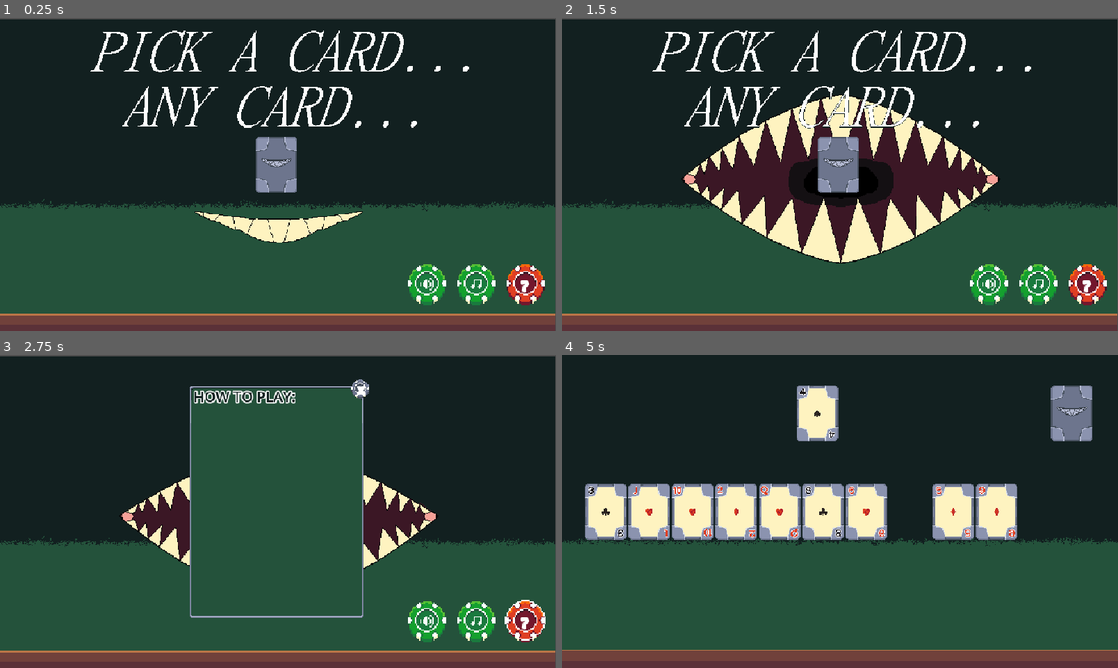
Above: before the commit, frames 1-4 (two rows, left to right).
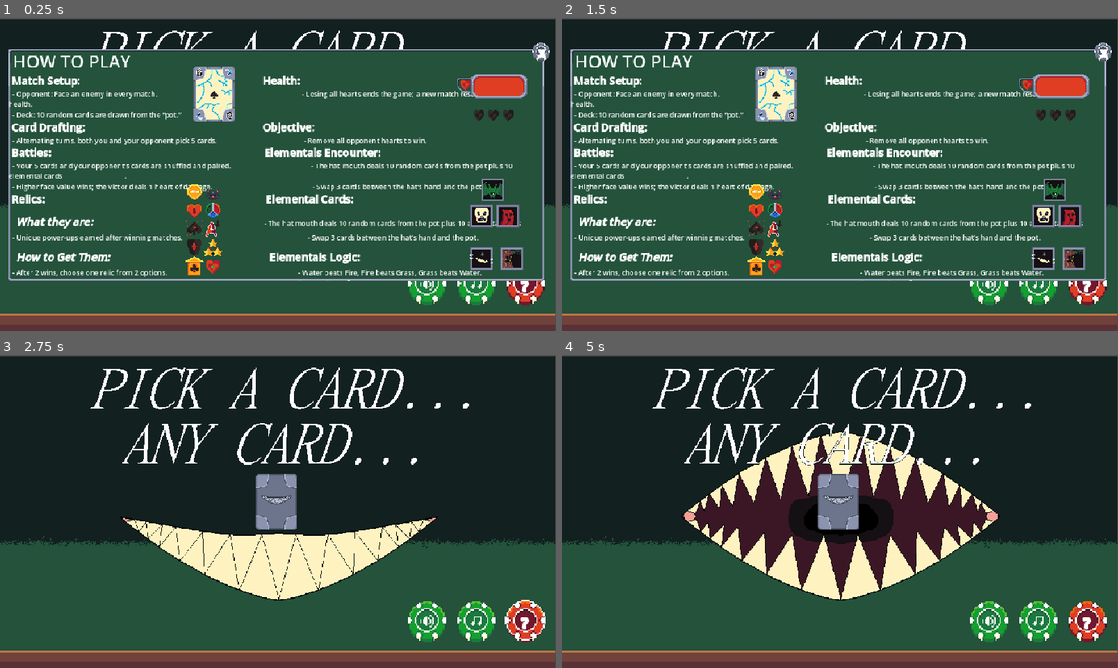
Above: after the commit, the same moments.

Repository: RajwolChapagain/IEEE-Game-Jam
Game: Godot game, scene res://scenes/start_game_ui.tscn
Same seed, same stepped clock (60 frames per second), same inputs: the game is played once before the commit and once after it.
Inputs (mouse positions are in pixels of both pictures, inside the frame that each line leads up to):
- Up to frame 1 (0.25 s): no input
- Up to frame 2 (1.5 s): click (840, 165) at 0.5 s; click (840, 165) at 1.25 s
- Up to frame 3 (2.75 s): click "?" at 2 s
- Up to frame 4 (5 s): click "?" at 2.75 s; click "?" at 3.5 s; click (840, 502) at 4.27 s

The runs differ from the first frame. In frame 1, 54% of the frame differs, in the area x 1-99%, y 7-84%; in frame 2, 58%; in frame 3, 25%; in frame 4, 31%.
Error before the commit: Cannot call method 'change_scene_to_file' on a null value. (res://scripts/menu_buttons.gd:31)

Commit message:
HELPHELPPP

Diff:
--- a/scenes/start_game_ui.tscn
+++ b/scenes/start_game_ui.tscn
@@ -9,6 +9,9 @@
 [ext_resource type="Texture2D" uid="uid://ddqsftlxu0r8d" path="res://assets/sprites/Cheshire Mouth Vanish.png" id="5_p0x5x"]
 [ext_resource type="Texture2D" uid="uid://dm6vtv6juewgp" path="res://assets/sprites/Card Sprite Sheet.png" id="6_hwyq4"]
 [ext_resource type="Script" uid="uid://bis2354kugken" path="res://scripts/StartButton.gd" id="7_hwyq4"]
+[ext_resource type="Texture2D" uid="uid://s5ui77lvk788" path="res://assets/sprites/Relic Sprite Sheet.png" id="10_eoxii"]
+[ext_resource type="Texture2D" uid="uid://6p768xxlleia" path="res://assets/sprites/Character Portrait Sprites.png" id="11_nhl2i"]
+[ext_resource type="PackedScene" uid="uid://c4crmhkfhroy5" path="res://scenes/card.tscn" id="12_cpjw3"]
 
 [sub_resource type="AtlasTexture" id="AtlasTexture_3yqpv"]
 atlas = ExtResource("3_k72ci")
@@ -365,6 +368,12 @@
 [sub_resource type="StyleBoxTexture" id="StyleBoxTexture_cpjw3"]
 texture = ExtResource("6_hwyq4")
 region_rect = Rect2(288, 0, 72, 96)
+
+[sub_resource type="SystemFont" id="SystemFont_68m40"]
+font_names = PackedStringArray("PMingLiU-ExtB")
+
+[sub_resource type="SystemFont" id="SystemFont_k72ci"]
+font_names = PackedStringArray("PMingLiU-ExtB")
 
 [sub_resource type="StyleBoxEmpty" id="StyleBoxEmpty_hwyq4"]
 
@@ -494,13 +503,13 @@
 script = ExtResource("7_hwyq4")
 
 [node name="HelpMenuContainer" type="MarginContainer" parent="MenuButtons"]
-visible = false
+custom_minimum_size = Vector2(925, 350)
 layout_mode = 2
 size_flags_horizontal = 4
 size_flags_vertical = 4
 
 [node name="NinePatchRect" type="NinePatchRect" parent="MenuButtons/HelpMenuContainer"]
-custom_minimum_size = Vector2(300, 400)
+custom_minimum_size = Vector2(925, 400)
 layout_mode = 2
 size_flags_horizontal = 4
 size_flags_vertical = 4
@@ -511,19 +520,124 @@
 patch_margin_right = 6
 patch_margin_bottom = 6
 
+[node name="RichTextLabel" type="RichTextLabel" parent="MenuButtons/HelpMenuContainer"]
+layout_mode = 2
+theme_override_fonts/normal_font = SubResource("SystemFont_68m40")
+theme_override_fonts/italics_font = SubResource("SystemFont_k72ci")
+theme_override_font_sizes/bold_italics_font_size = 18
+theme_override_font_sizes/italics_font_size = 30
+theme_override_font_sizes/normal_font_size = 12
+theme_override_font_sizes/bold_font_size = 18
+bbcode_enabled = true
+text = "[i] HOW TO PLAY [/i]
+[b] Match Setup:																										Health:[/b]
+  - Opponent: Face an enemy in every match.                      						    			 			 	  - Losing all hearts ends the game; a new match restores full health.
+  - Deck: 10 random cards are drawn from the “pot.”
+[b] Card Drafting:[/b]																									[b]Objective:[/b]
+  - Alternating turns, both you and your opponent pick 5 cards.             									   - Remove all opponent hearts to win.
+[b] Battles:[/b] 																													 [b]Elementals Encounter:[/b]
+  - Your 5 cards and your opponent’s cards are shuffled and paired.											   - The hat mouth deals 10 random cards from the pot plus 10 elemental cards									.
+  - Higher face value wins; the victor deals 1 heart of damage.                 										- Swap 3 cards between the hat’s hand and the pot.
+[b] Relics:[/b]																         													  [b]Elemental Cards:[/b]
+[i] [b] What they are: [/b]	[/i]																						     - The hat mouth deals 10 random cards from the pot plus 10 elemental cards
+  - Unique power-ups earned after winning matches. 																	 - Swap 3 cards between the hat’s hand and the pot.
+[i] [b] How to Get Them:[/b]	[/i] 																						[b]Elementals Logic:[/b]
+  - After 2 wins, choose one relic from 2 options. 															  			- Water beats Fire, Fire beats Grass, Grass beats Water.
+  - Additional relics are available after further wins, 															      [b] Boss Battles: [/b]
+    and duplicates may be offered.  																						    	-   Bosses have more health and special abilities.
+[i] [b] Impact: [/b]	[/i]																												[i] [b] Boss Rewards: [/b]	[/i]
+   - Collecting 3 relics unlocks new gameplay features and 														    - Victory grants either 3 extra hearts or an additional relic slot.
+"
+scroll_active = false
+autowrap_mode = 2
+context_menu_enabled = true
+
 [node name="HBoxContainer" type="HBoxContainer" parent="MenuButtons/HelpMenuContainer"]
 layout_mode = 2
 size_flags_vertical = 0
 
-[node name="TextDisplay" type="Label" parent="MenuButtons/HelpMenuContainer/HBoxContainer"]
-layout_mode = 2
-theme_override_colors/font_color = Color(0.0705882, 0.12549, 0.12549, 1)
-theme_override_colors/font_outline_color = Color(1, 1, 1, 1)
-theme_override_constants/outline_size = 8
-theme_override_fonts/font = SubResource("SystemFont_hwyq4")
-theme_override_font_sizes/font_size = 25
-text = " HOW TO PLAY:
-"
+[node name="HealthBar" type="Sprite2D" parent="MenuButtons/HelpMenuContainer/HBoxContainer"]
+position = Vector2(835, 64)
+scale = Vector2(1.5, 1.5)
+texture = ExtResource("1_c8jvb")
+region_enabled = true
+region_rect = Rect2(128, 0, 80, 32)
+
+[node name="RelicSpriteSheet3" type="Sprite2D" parent="MenuButtons/HelpMenuContainer/HBoxContainer/HealthBar"]
+texture = ExtResource("1_c8jvb")
+region_enabled = true
+region_rect = Rect2(128, 32, 80, 32)
+
+[node name="RelicSpriteSheet3" type="Sprite2D" parent="MenuButtons/HelpMenuContainer/HBoxContainer/HealthBar/RelicSpriteSheet3"]
+position = Vector2(-30.6666, -1)
+texture = ExtResource("1_c8jvb")
+region_enabled = true
+region_rect = Rect2(112, 64, 16, 16)
+
+[node name="RelicSpriteSheet4" type="Sprite2D" parent="MenuButtons/HelpMenuContainer/HBoxContainer"]
+position = Vector2(812, 115)
+scale = Vector2(1.5, 1.5)
+texture = ExtResource("1_c8jvb")
+region_enabled = true
+region_rect = Rect2(112, 80, 16, 16)
+
+[node name="RelicSpriteSheet5" type="Sprite2D" parent="MenuButtons/HelpMenuContainer/HBoxContainer"]
+position = Vector2(837, 115)
+scale = Vector2(1.5, 1.5)
+texture = ExtResource("1_c8jvb")
+region_enabled = true
+region_rect = Rect2(112, 80, 16, 16)
+
+[node name="RelicSpriteSheet6" type="Sprite2D" parent="MenuButtons/HelpMenuContainer/HBoxContainer"]
+position = Vector2(863, 115)
+scale = Vector2(1.5, 1.5)
+texture = ExtResource("1_c8jvb")
+region_enabled = true
+region_rect = Rect2(112, 80, 16, 16)
+
+[node name="Relics" type="Sprite2D" parent="MenuButtons/HelpMenuContainer/HBoxContainer"]
+position = Vector2(337, 310)
+texture = ExtResource("10_eoxii")
+region_enabled = true
+region_rect = Rect2(0, 0, 64, 160)
+
+[node name="Skely" type="Sprite2D" parent="MenuButtons/HelpMenuContainer/HBoxContainer"]
+position = Vector2(817, 288)
+scale = Vector2(0.5, 0.5)
+texture = ExtResource("11_nhl2i")
+region_enabled = true
+region_rect = Rect2(128, 128, 80, 80)
+
+[node name="Skely2" type="Sprite2D" parent="MenuButtons/HelpMenuContainer/HBoxContainer"]
+position = Vector2(862, 288)
+scale = Vector2(0.5, 0.5)
+texture = ExtResource("11_nhl2i")
+region_enabled = true
+region_rect = Rect2(240, 240, 80, 80)
+
+[node name="Skely3" type="Sprite2D" parent="MenuButtons/HelpMenuContainer/HBoxContainer"]
+position = Vector2(836, 243)
+scale = Vector2(0.5, 0.5)
+texture = ExtResource("11_nhl2i")
+region_enabled = true
+region_rect = Rect2(16, 352, 80, 80)
+
+[node name="Skely4" type="Sprite2D" parent="MenuButtons/HelpMenuContainer/HBoxContainer"]
+position = Vector2(817, 362)
+scale = Vector2(0.5, 0.5)
+texture = ExtResource("11_nhl2i")
+region_enabled = true
+region_rect = Rect2(16, 16, 80, 80)
+
+[node name="Skely5" type="Sprite2D" parent="MenuButtons/HelpMenuContainer/HBoxContainer"]
+position = Vector2(869, 362)
+scale = Vector2(0.5, 0.5)
+texture = ExtResource("11_nhl2i")
+region_enabled = true
+region_rect = Rect2(16, 464, 80, 80)
+
+[node name="Card" parent="MenuButtons/HelpMenuContainer/HBoxContainer" instance=ExtResource("12_cpjw3")]
+position = Vector2(355, 78)
 
 [node name="Exit" type="VBoxContainer" parent="MenuButtons/HelpMenuContainer"]
 layout_mode = 2
Binary file added: assets/sprites/HELP.png
Not shown, added: assets/sprites/HELP.png.import
Not shown: 1 places in scenes/game.tscn that only renumber resources
Not shown: 1 places in scenes/start_game_ui.tscn that only renumber resources
